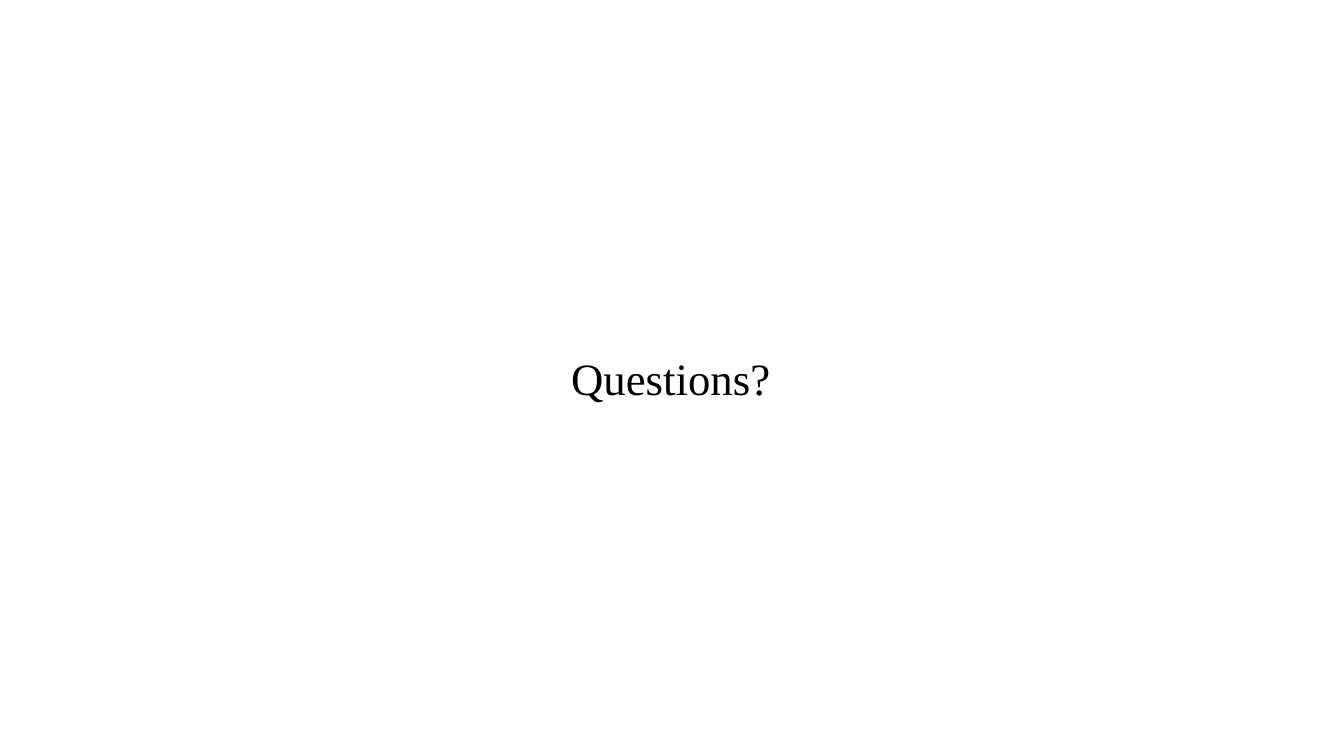
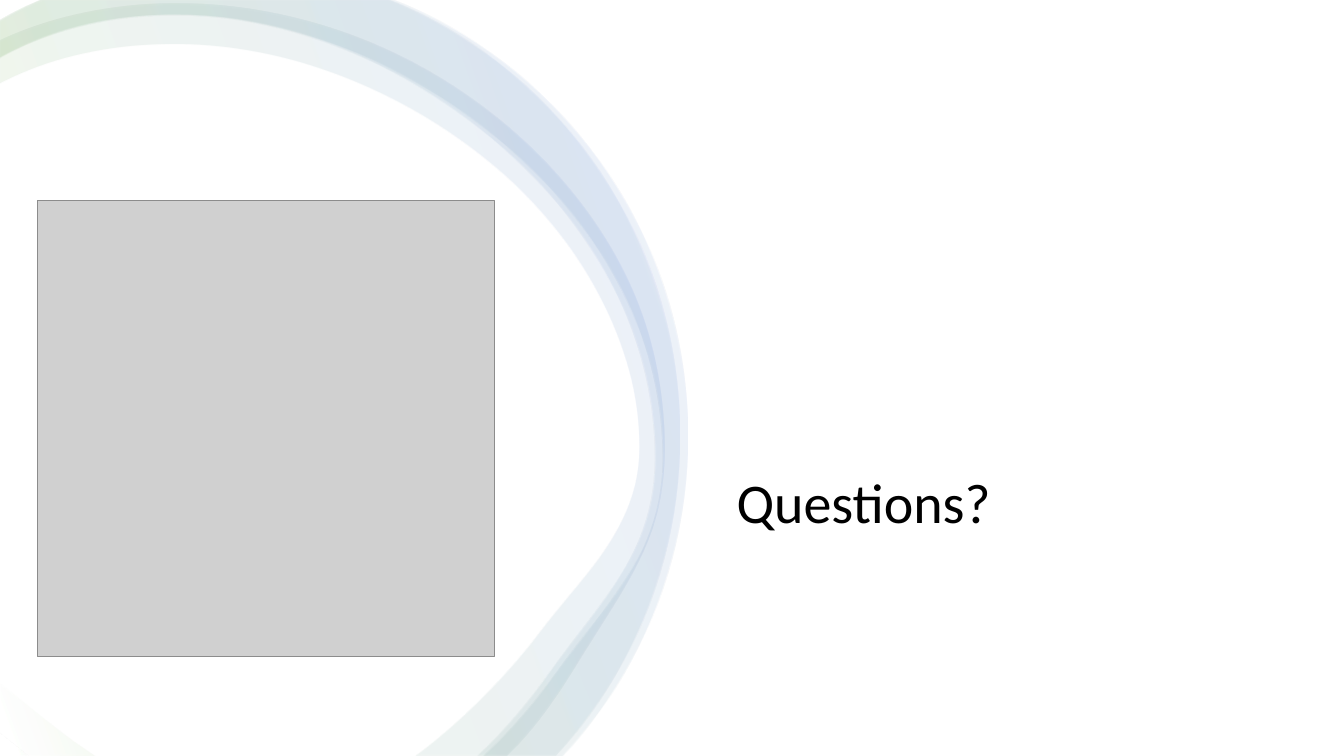
Before and after one commit to maxwellowusu/movie_recommender_system_ML, a slide deck: slide 11 of DATS6202_movie_rec_system_pres.pptx (slide 9 before the commit). Drawn at 1344x756 pixels with LibreOffice and Linux fonts; fonts in the diff are those of the drawing; grey boxes stand for pictures. Boxes give left, top, right and bottom in pixels: in the first picture for what was removed or moved away, otherwise in the second. Text is boxed around its words. In the diff, an @@ line names an element or a change of style, - is before the commit and + after.

```diff
--- a/DATS6202_movie_rec_system_pres.pptx
+++ b/DATS6202_movie_rec_system_pres.pptx
@@ rectangle added at box(0, 0, 1344, 756), fill #FFFFFF @@
@@ freeform shape added at box(0, 4, 664, 756), fill gradient #FFFFFF to #70AD47 to #4472C4 @@
@@ freeform shape added at box(0, 0, 680, 756), fill gradient #FFFFFF to #70AD47 to #4472C4 @@
@@ freeform shape added at box(0, 0, 688, 755), fill gradient #FFFFFF to #70AD47 to #4472C4 @@
@@ picture added at box(37, 201, 494, 657) @@
@@ text "Questions?": place and size @@
-text "Questions?" at box(571, 365, 770, 403)
+text "Questions?" at box(737, 484, 991, 531)
@@ text "Questions?" at box(737, 484, 991, 531): size 32 to 40 pt, font Times New Roman to Calibri; line spacing 1 to 0.9; more space between paragraphs @@
```
Also in this commit, not shown: 2 other slides changed, 8 slides added, 6 slides removed, 4 other files.
